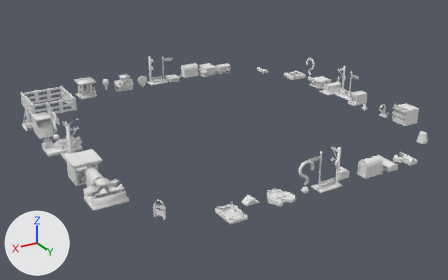
What one commit did to the FBX model Assets/FBX/allbuildings1.fbx.
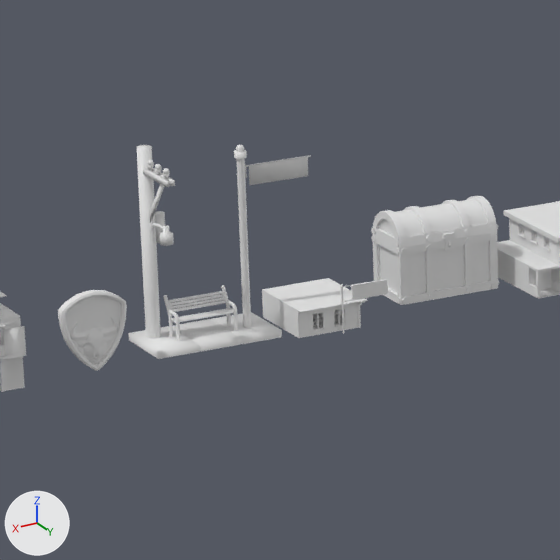
Each version is shown whole from a camera (50 mm lens) standing at (62.8, 104.4, 48.7) and looking at (1.6, 2.4, -2.2), then close up on the part from 29% to 46% of the width and 13% to 40% of the height. Every picture has the same lights, and +X, +Y and +Z are marked at lower left. Where no turn or scale is listed for an object, it has been applied to the vertices.

Objects in the first close-up: 'Building_Bomberos', 'Chest 1.001', 'Santa Lucia Toon S.001', 'building_la_estrella', 'building_malacateco', 'street_morazan'.
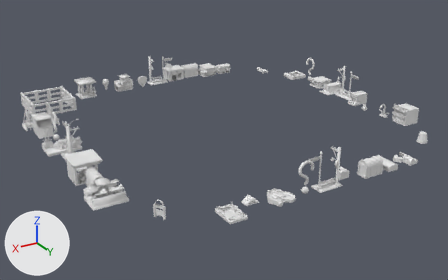
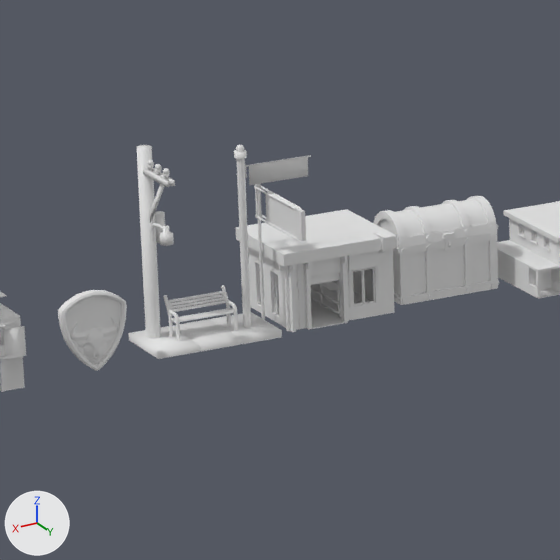
Commit message: santa lucia

Where the change shows, as pixel boxes [x1, y1, x2, y2] in the close-ups (560 x 560 px):
'building_santa_lucia', added: after [235, 184, 397, 332]
'Santa Lucia Toon S.001', deleted: before [262, 278, 388, 338]

What changed in the scene script:
```text
Add me_cube_107:
    me_cube_107.from_pydata(...)  # 961 vertices, 791 faces; spans x -2.37..2.28, y -1.83..3.85, z 0.0..5.13
Remove ob_santa_lucia_toon_s_001:
    ob_santa_lucia_toon_s_001 = bpy.data.objects.new('Santa Lucia Toon S.001', me_cube_032)
    ob_santa_lucia_toon_s_001.location = (-3.98, -32.4, 0.23)
Add ob_building_santa_lucia:
    ob_building_santa_lucia = bpy.data.objects.new('building_santa_lucia', me_cube_107)
    ob_building_santa_lucia.location = (-4.62, -33.55, 0.23)
```
